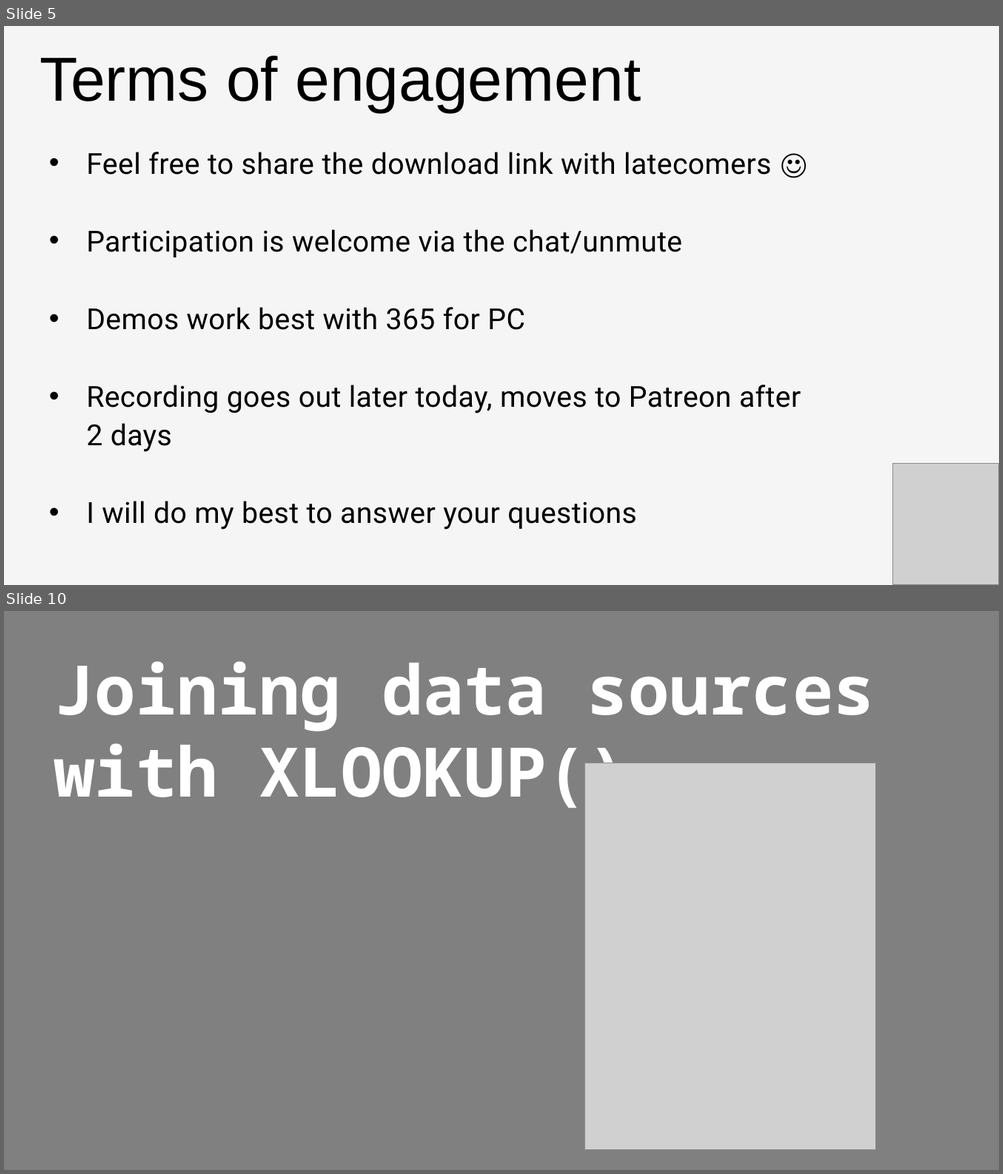
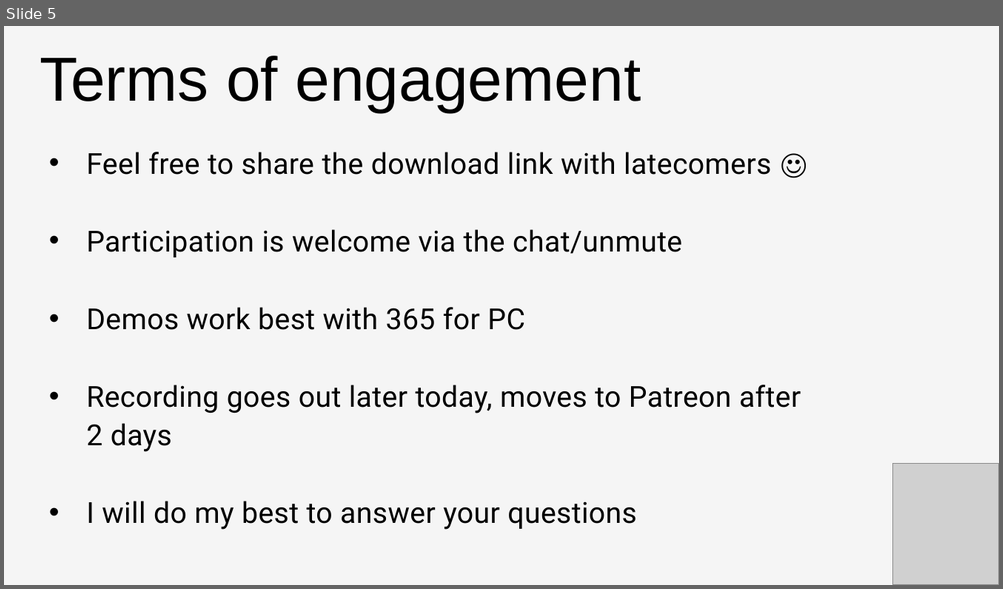
Before and after one commit to stringfestdata/first-steps-pivot-tables-excel, a slide deck: intro-pivot-tables-slides.pptx. Shown one above the other, each under a label of ours: slides 5 and 10 before the commit, slide 5 after it; the slides between them are not shown. The pictures are 1003x1174 and 1003x589 pixels, drawn with LibreOffice and Linux fonts; fonts in the diff are those of the drawing; grey boxes stand for pictures. Boxes give left, top, right and bottom in pixels: in the first picture for what was removed or moved away, otherwise in the second. Text is boxed around its words. In the diff, an @@ line names an element or a change of style, - is before the commit and + after.

```diff
--- a/intro-pivot-tables-slides.pptx
+++ b/intro-pivot-tables-slides.pptx
@@ slide 10 removed at [4,611,999,1170], background #F5F5F5 @@
@@ rectangle removed at [4,611,999,1170] @@
@@ text removed at [54,661,874,815] @@
-Joining data sources with XLOOKUP()
@@ picture removed at [584,763,875,1150] @@
```
Also in this commit, not shown: 1 slide changed, 9 slides added, 7 other slides removed, 23 other files.
